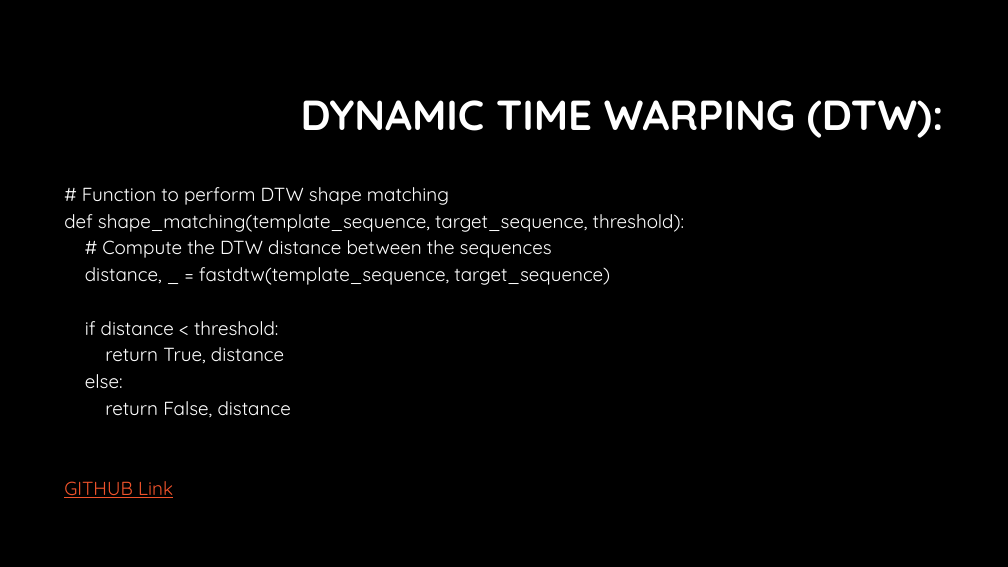
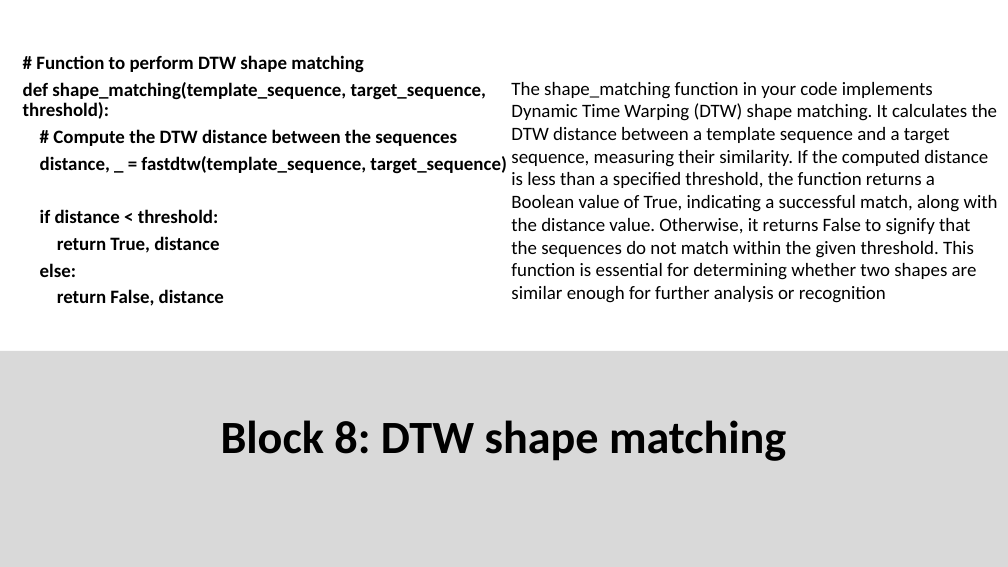
Before and after one commit to sahithkumar1999/Shape-matching-using-a-dynamic-time-warping-algorithm, a slide deck: slide 13 of Documentation/Project task 1- group 4.pptx (slide 10 before the commit). Drawn at 1008x567 pixels with LibreOffice and Linux fonts; fonts in the diff are those of the drawing; background and template pictures are left out. Boxes give left, top, right and bottom in pixels: in the first picture for what was removed or moved away, otherwise in the second. Text is boxed around its words. In the diff, an @@ line names an element or a change of style, - is before the commit and + after.

Commit message:
PPT

```diff
--- a/Documentation/Project task 1- group 4.pptx
+++ b/Documentation/Project task 1- group 4.pptx
@@ background picture (left out) to #FFFFFF @@
@@ text "# Function to perform DTW ...": place and size @@
-text "# Function to perform DTW ..." at (64, 187, 684, 498)
+text "# Function to perform DTW ..." at (23, 55, 506, 306)
@@ text "# Function to perform DTW ..." at (23, 55, 506, 306): font Quicksand to Calibri, text colour #FFFFFF to #000000, bold on @@
@@ text added at (511, 82, 998, 303), 18 pt, text #000000 @@
+The shape_matching function in your code implements Dynamic Time Warping (DTW) shape matching. It calculates the DTW distance between a template sequence and a target sequence, measuring their similarity. If the computed distance is less than a specified threshold, the function returns a Boolean value of True, indicating a successful match, along with the distance value. Otherwise, it returns False to signify that the sequences do not match within the given threshold. This function is essential for determining whether two shapes are similar enough for further analysis or recognition
@@ text removed at (301, 100, 944, 138) @@
-DYNAMIC TIME WARPING (DTW):
@@ rectangle added at (0, 351, 1008, 567), fill #D9D9D9 @@
@@ text added at (221, 420, 786, 461), 44 pt, text #000000, bold @@
+Block 8: DTW shape matching
@@ text at (64, 481, 173, 498): paragraph removed @@
-GITHUB Link
```
Also in this commit, not shown: 2 other slides changed, 14 slides added, 10 slides removed, 1 other file.
